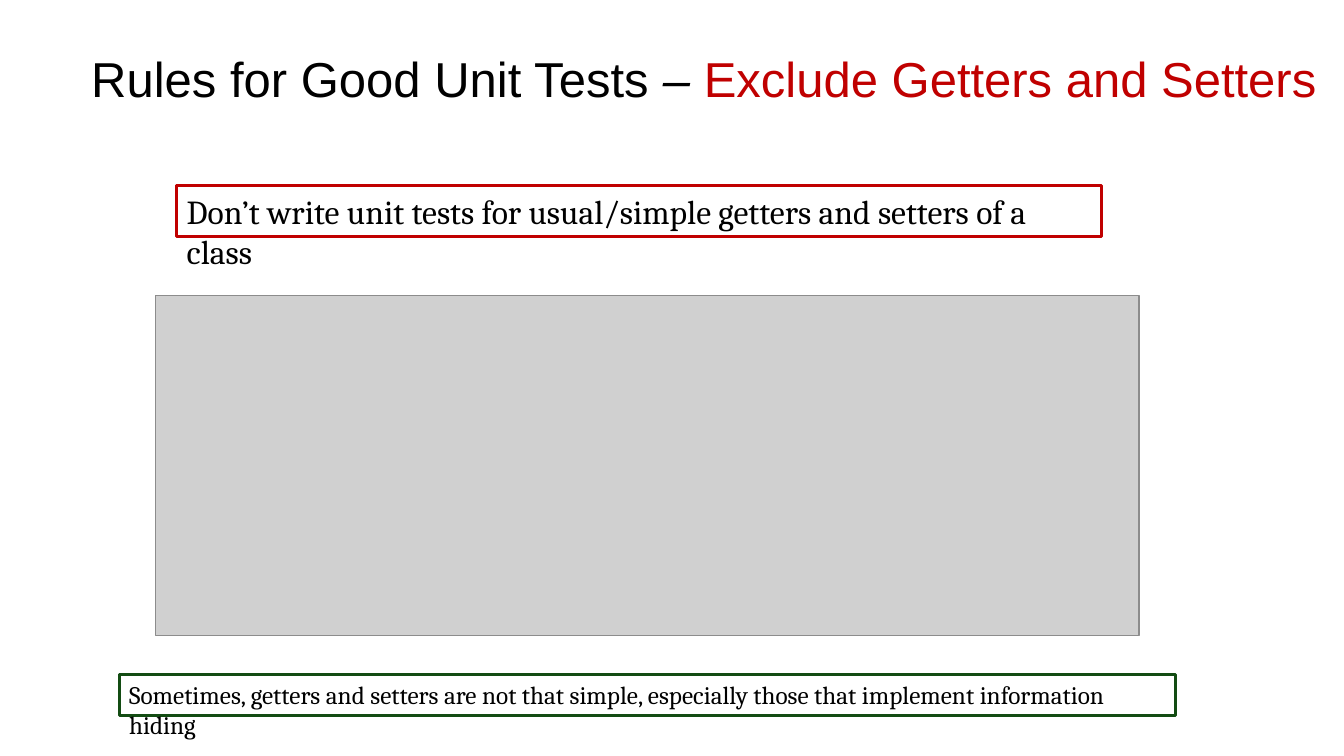
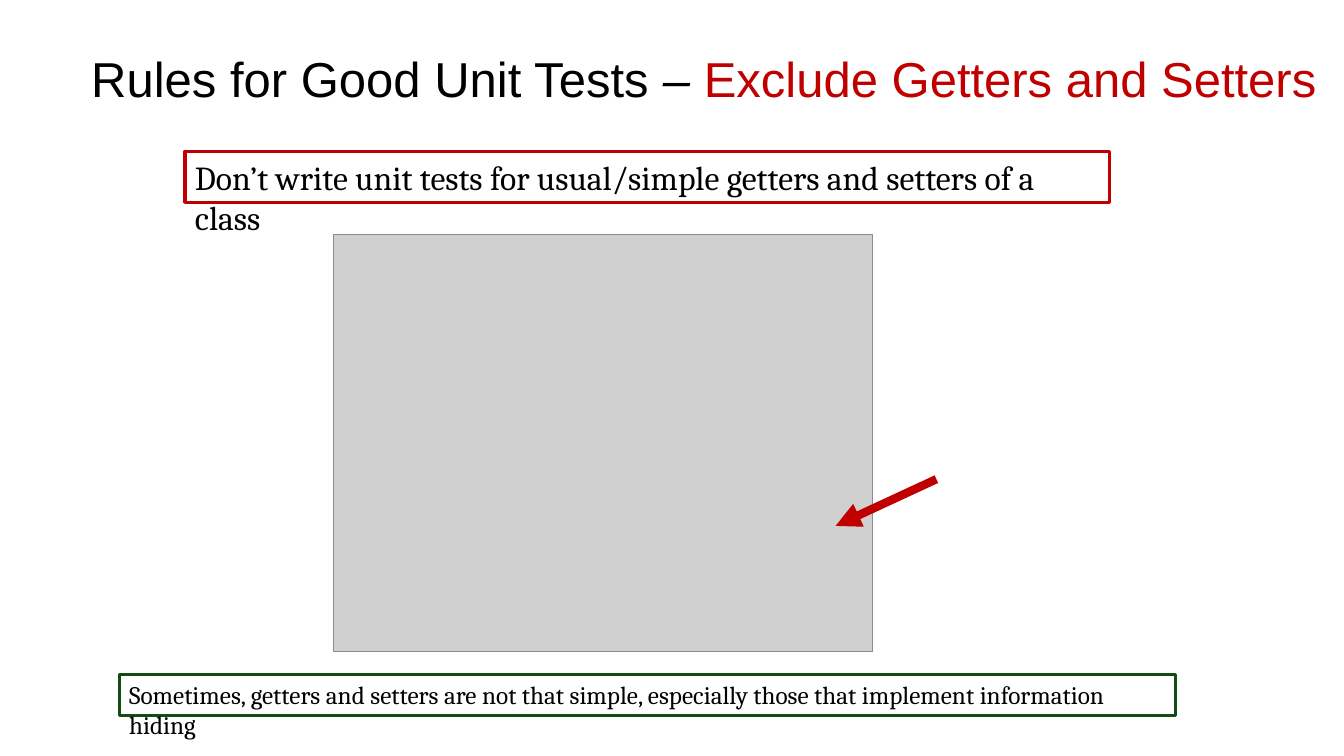
Before and after one commit to johnxu21/johnxu21.github.io, a slide deck: slide 13 of teaching/CS472-Spring2023/Timetable/Software_Testing.pptx. Drawn at 1344x756 pixels with LibreOffice and Linux fonts; fonts in the diff are those of the drawing; grey boxes stand for pictures. Boxes give left, top, right and bottom in pixels: in the first picture for what was removed or moved away, otherwise in the second. Text is boxed around its words. In the diff, an @@ line names an element or a change of style, - is before the commit and + after.

```diff
--- a/teaching/CS472-Spring2023/Timetable/Software_Testing.pptx
+++ b/teaching/CS472-Spring2023/Timetable/Software_Testing.pptx
@@ rectangle "Don’t write unit tests for ...": place and size @@
-rectangle "Don’t write unit tests for ..." at [176, 186, 1101, 236]
+rectangle "Don’t write unit tests for ..." at [186, 151, 1110, 202]
@@ picture added at [334, 234, 872, 651] @@
@@ picture removed at [156, 296, 1139, 636] @@
@@ arrow added from (937, 479) to (836, 526), #C00000 6 pt @@
```
Also in this commit, not shown: 3 other slides changed, 13 slides added, 1 slide removed, 3 other files.
